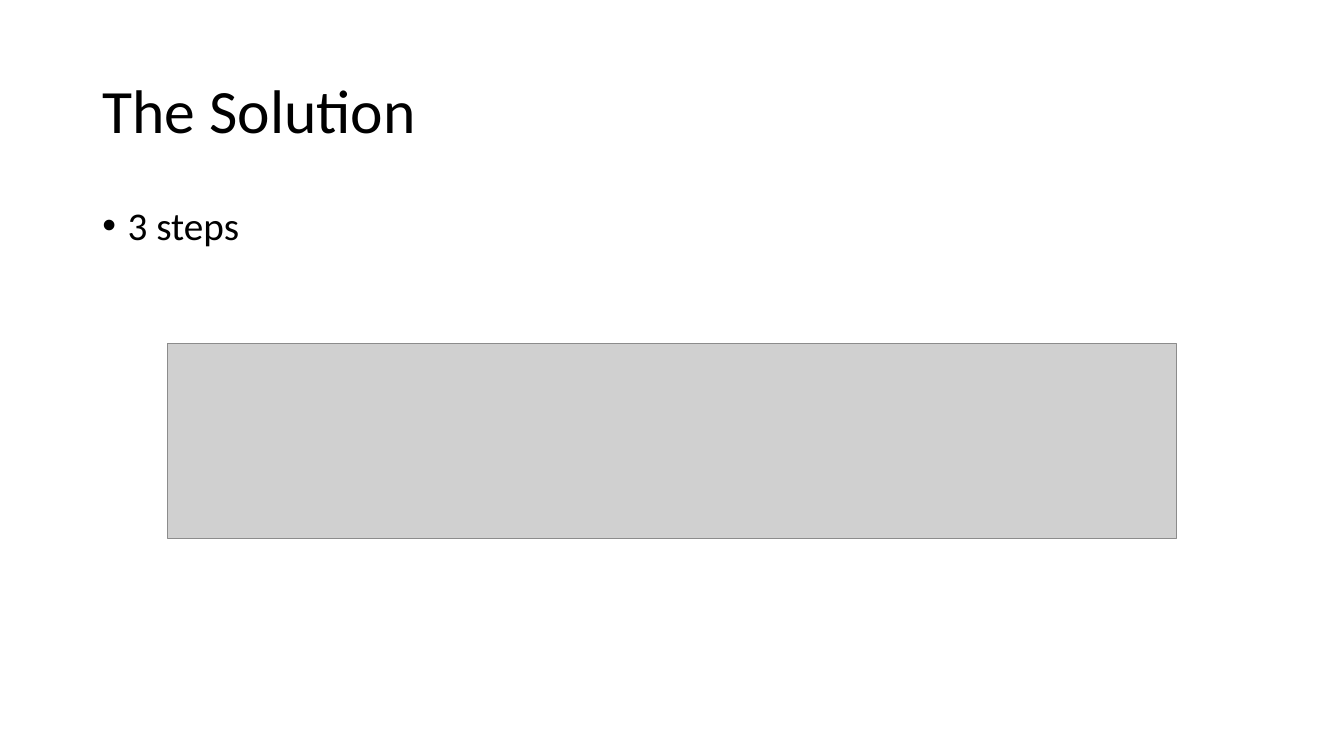
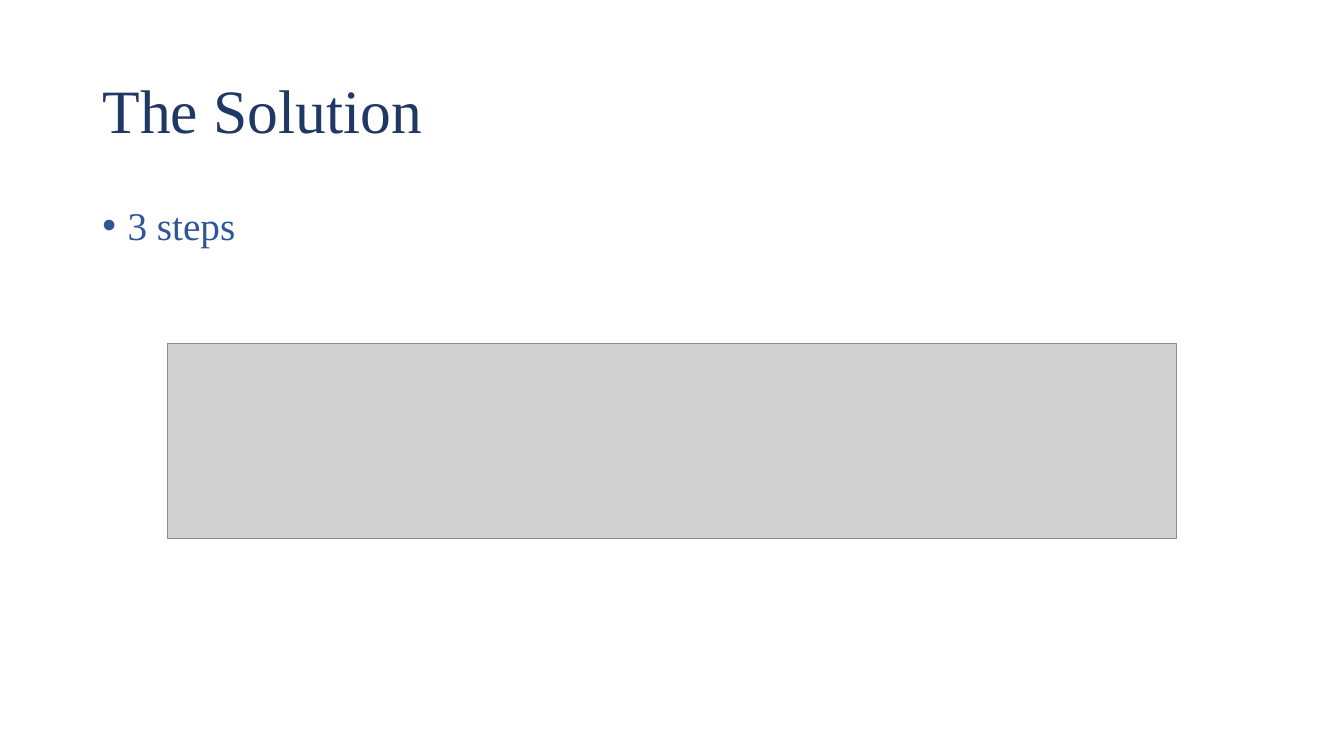
Before and after one commit to notadilnaqvi/color-classifier, a slide deck: slide 3 of Color-Classifier.pptx. Drawn at 1344x756 pixels with LibreOffice and Linux fonts; fonts in the diff are those of the drawing; grey boxes stand for pictures. Boxes give left, top, right and bottom in pixels: in the first picture for what was removed or moved away, otherwise in the second. Text is boxed around its words. In the diff, an @@ line names an element or a change of style, - is before the commit and + after.

```diff
--- a/Color-Classifier.pptx
+++ b/Color-Classifier.pptx
@@ title "The Solution" at <box>102,90,423,134</box>: font Calibri to Times New Roman, text colour #000000 to #203864 @@
@@ text "3 steps" at <box>128,214,235,247</box>: font Calibri to Times New Roman, text colour #000000 to #2F5597 @@
```
Also in this commit, not shown: 5 other slides changed, 1 slide added, 1 slide removed, 3 other files.
